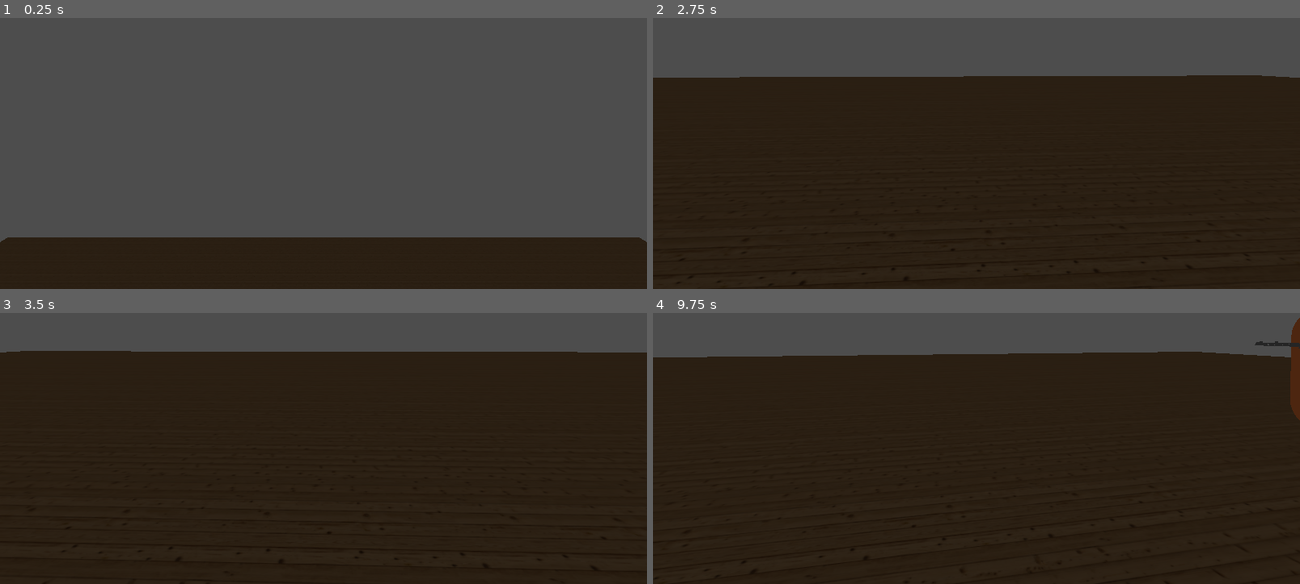
Above: before the commit, frames 1-4 (two rows, left to right).
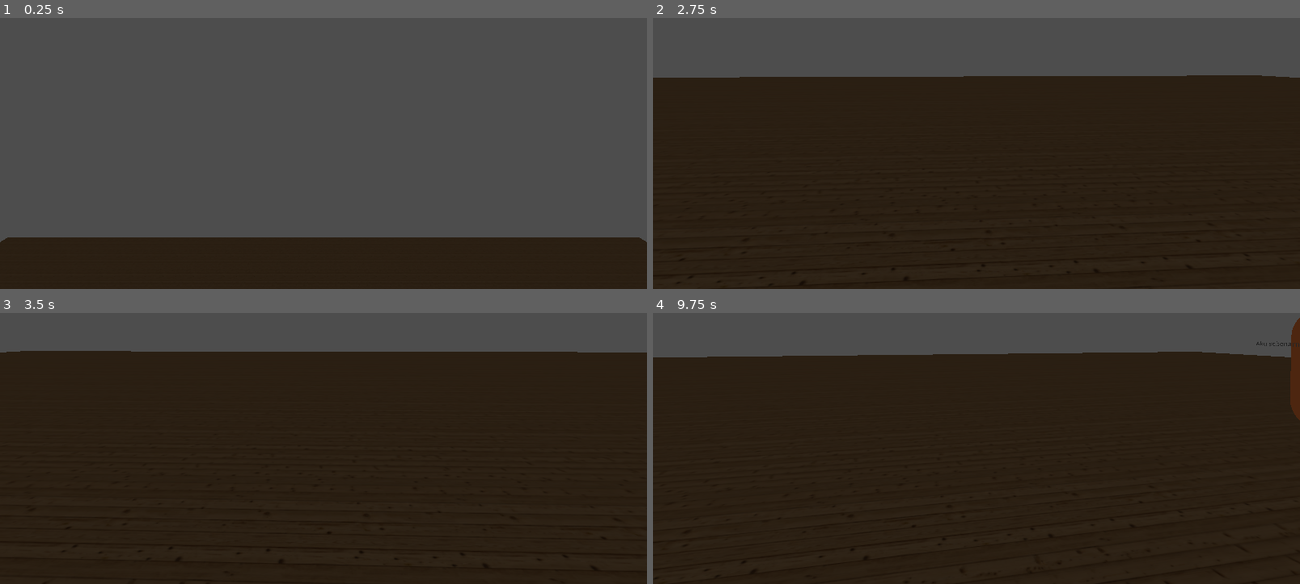
Above: after the commit, the same moments.

Repository: AK1RAHan/MyRestaurant
Game: Godot game, scene res://Scn/Scn3D/main.tscn
Two runs of this game, one before a commit and one after it. Both use one fixed random seed, a clock stepped at 60 frames per second and the inputs below.
Inputs (mouse positions are in pixels of both pictures, inside the frame that each line leads up to):
- Up to frame 1 (0.25 s): no input
- Up to frame 2 (2.75 s): tap Enter (ui_accept) at 0.5, 0.6, 0.77, 1.07, 1.52, 1.55, 1.82, 2, 2.3 s; move the mouse to (1008, 45) at 0.52 s; move the mouse to (944, 47) at 1.27 s; tap D (Kanan) at 1.35 s; move the mouse to (989, 39) at 2.02 s; tap A (Kiri) at 2.1 s
- Up to frame 3 (3.5 s): tap Enter (ui_accept) at 2.75, 3.02, 3.05, 3.32 s; move the mouse to (317, 350) at 2.77 s; tap W (Maju) at 2.85 s
- Up to frame 4 (9.75 s): tap Enter (ui_accept) at 3.5, 3.77, 3.8, 4.07, 4.25, 4.35, 4.52, 4.82, 5, 5.3, 6.02, 6.05, 6.32, 6.77, 6.8, 7.07, 7.52, 7.55, 7.82, 8.1, 9.02, 9.05, 9.32 s; move the mouse to (1021, 348) at 3.52 s; tap S (Mundur) at 3.6, 7.35 s; move the mouse to (924, 337) at 4.27 s; move the mouse to (982, 342) at 5.02 s; tap D (Kanan) at 5.1, 8.85 s; move the mouse to (950, 331) at 5.77 s; tap A (Kiri) at 5.85, 9.6 s; move the mouse to (1008, 340) at 6.52 s; tap W (Maju) at 6.6 s; move the mouse to (944, 342) at 7.27 s; move the mouse to (989, 334) at 8.02 s; move the mouse to (970, 350) at 8.77 s; move the mouse to (1021, 348) at 9.52 s

Frames 1-3 are identical in both runs. In frame 4, less than 0.1% of the frame differs, in the area x 93-100%, y 10-14%.

Commit message:
Aku nambhain dikitlagi

Diff:
--- /dev/null
+++ b/Scn/Scn3D/cook_chiken.tscn
@@ -0,0 +1,7 @@
+[gd_scene format=3 uid="uid://d3eu7m2n747l5"]
+
+[ext_resource type="PackedScene" uid="uid://b2xapc7wiicpt" path="res://Model/ayam Matang/dagingMatang.glb" id="1_tbd5q"]
+
+[node name="CookChiken" type="Node3D" unique_id=1707105292]
+
+[node name="dagingMatang" parent="." unique_id=1745914682 instance=ExtResource("1_tbd5q")]
--- a/Scn/Scn3D/main.tscn
+++ b/Scn/Scn3D/main.tscn
@@ -3,6 +3,7 @@
 [ext_resource type="PackedScene" uid="uid://dl4y4ufagwrqx" path="res://Scn/Scn3D/player.tscn" id="2_4kewj"]
 [ext_resource type="PackedScene" uid="uid://c347hoke67wyb" path="res://Scn/Scn3D/world.tscn" id="2_xg5q8"]
 [ext_resource type="PackedScene" uid="uid://bv2dexot0pmnf" path="res://Scn/Scn3D/npc.tscn" id="3_vv2uk"]
+[ext_resource type="PackedScene" uid="uid://d3eu7m2n747l5" path="res://Scn/Scn3D/cook_chiken.tscn" id="4_r1o7f"]
 
 [node name="Main" type="Node3D" unique_id=1233625184]
 
@@ -13,3 +14,6 @@
 
 [node name="Npc" parent="." unique_id=232047939 instance=ExtResource("3_vv2uk")]
 transform = Transform3D(-4.371139e-08, 0, -1, 0, 1, 0, 1, 0, -4.371139e-08, 6, 1, -3.611)
+
+[node name="CookChiken" parent="." unique_id=1707105292 instance=ExtResource("4_r1o7f")]
+transform = Transform3D(0.1, 0, 0, 0, -4.371139e-09, 0.1, 0, -0.1, -4.371139e-09, 5.564634, 1.140011, 0.066396475)
--- a/Scn/Scn3D/npc.tscn
+++ b/Scn/Scn3D/npc.tscn
@@ -12,6 +12,7 @@
 [sub_resource type="TextMesh" id="TextMesh_hg0jx"]
 text = "Aku sebenarnya adalah Femboy"
 font_size = 9
+depth = 0.0
 
 [node name="Npc" type="CharacterBody3D" unique_id=232047939]
 script = ExtResource("1_1p4sa")
--- a/Scn/Scn3D/player.tscn
+++ b/Scn/Scn3D/player.tscn
@@ -21,10 +21,6 @@
 transform = Transform3D(1, 0, 0, 0, 1, 0, 0, 0, 1, 0, 0, -0.5)
 target_position = Vector3(0, 0, -1)
 
-[node name="RayCast3D2" type="RayCast3D" parent="Head" unique_id=1605974601]
-transform = Transform3D(1, 0, 0, 0, 0.83058316, 0.5568946, 0, -0.5568946, 0.83058316, 0, 0, -0.5)
-target_position = Vector3(0, 0, -1)
-
 [node name="MeshInstance3D" type="MeshInstance3D" parent="." unique_id=1530365890]
 mesh = SubResource("CapsuleMesh_i5soe")
 
--- a/Scr/npc.gd
+++ b/Scr/npc.gd
@@ -5,12 +5,13 @@
 var urutan = 0
 func _physics_process(delta: float) -> void:
 	var tampilkanDialog = Player.tampilkanDialog
-	var IndexDialog = [" ","Halo Cuy", "Nama gw Ucok!", "Salken Cuhh", ""]
+	var IndexDialog = [" ","Permisi saya ingin memesan!","Saya ingin memsan sebuah ayam goreng",]
 	if tampilkanDialog:
 		if Input.is_action_just_pressed("ui_accept"):
-			urutan += 1
-			DialogText.mesh.text = IndexDialog[urutan]
-	if urutan >=4:
-		urutan =0
-
-	pass
+			if urutan < IndexDialog.size():
+				DialogText.mesh.text = IndexDialog[urutan]
+				urutan += 1
+			else:
+				tampilkanDialog = false
+				urutan = 0
+				DialogText.mesh.text = ""
--- a/Scr/player.gd
+++ b/Scr/player.gd
@@ -8,7 +8,7 @@
 var tampilkanIcon
 var tampilkanDialog
 
-@onready var IndexOfRay = [$Head/RayCast3D, $Head/RayCast3D2]
+@onready var IndexOfRay = [$Head/RayCast3D]
 @onready var RayScn = $Head/RayCast3D
 @onready var labelScn = $Control/Label
 @onready var head: Node3D = $Head
@@ -49,6 +49,7 @@
 				tampilkanIcon = true
 				labelScn.show()
 		else:
+			tampilkanDialog = false
 			tampilkanIcon = false
 			labelScn.hide()
 
Binary file added: Model/ayam Matang/dagingMatang.glb
Not shown, added: Model/ayam Matang/dagingMatang.glb.import
Binary file added: Model/ayam Mentah/dagingMentah.glb
Not shown, added: Model/ayam Mentah/dagingMentah.glb.import
